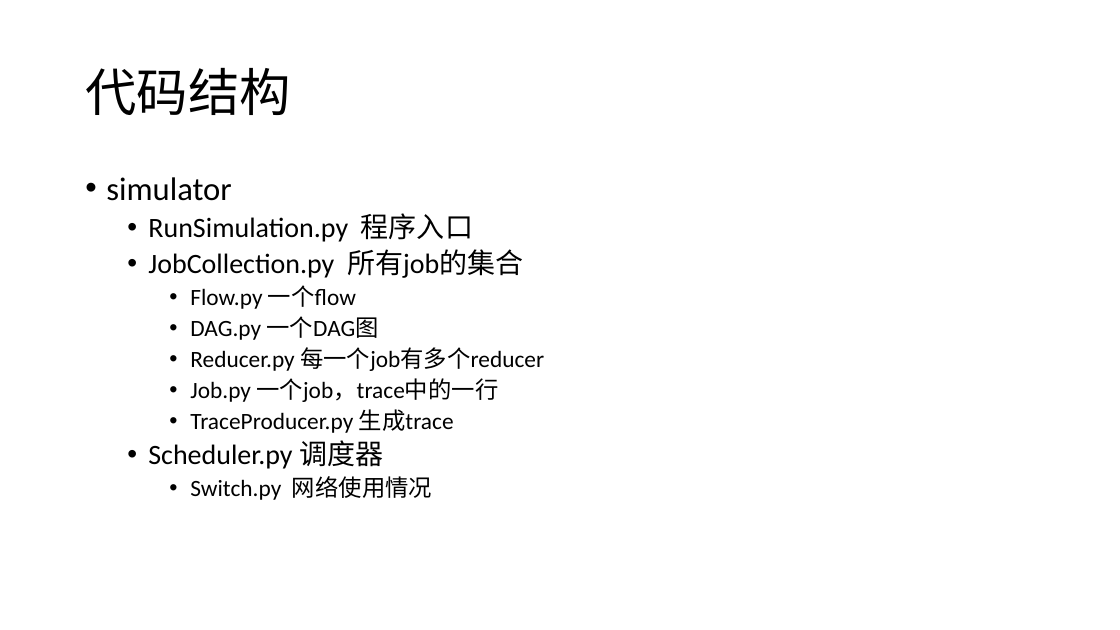
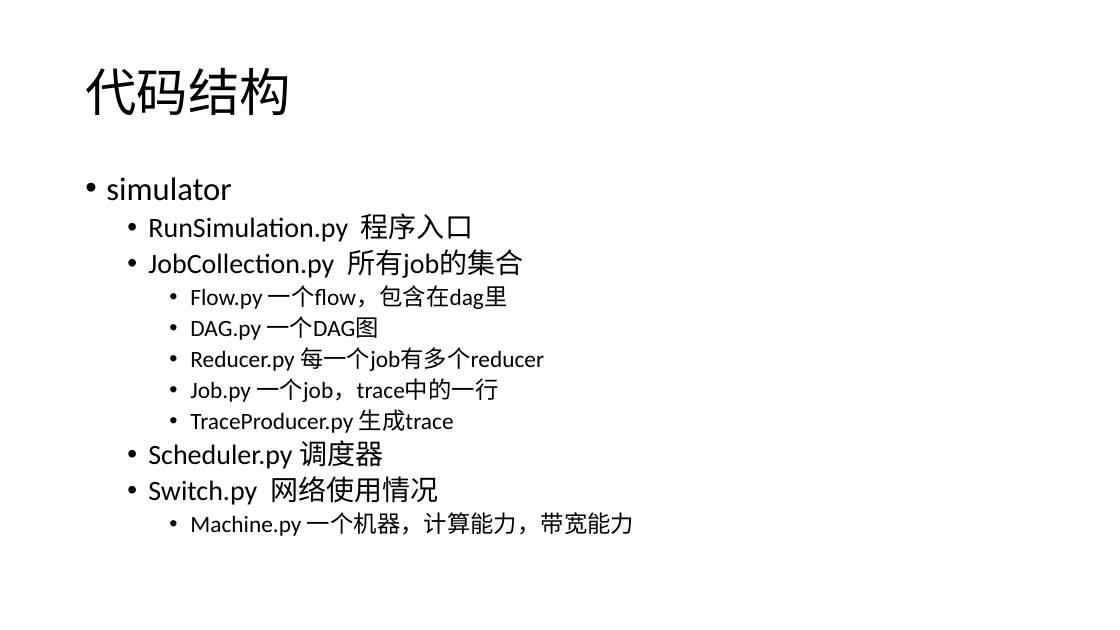
Before and after one commit to fhowen/metaflow, a slide deck: slide 11 of document/microflow.pptx. Drawn at 1120x630 pixels with LibreOffice and Linux fonts; fonts in the diff are those of the drawing. Boxes give left, top, right and bottom in pixels: in the first picture for what was removed or moved away, otherwise in the second. Text is boxed around its words. In the diff, an @@ line names an element or a change of style, - is before the commit and + after.

```diff
--- a/document/microflow.pptx
+++ b/document/microflow.pptx
@@ text at (190, 285, 507, 309): text changed @@
-    • Flow.py 一个flow
+    • Flow.py 一个flow，包含在dag里
@@ text at (148, 476, 438, 505): size 20 to 24 pt in "Switch.py 网络使用情况"; list level 3 to 2 in "Switch.py 网络使用情况" @@
@@ text at (190, 512, 634, 536): paragraph added @@
+    • Machine.py 一个机器，计算能力，带宽能力
```
Also in this commit, not shown: 2 other files.
